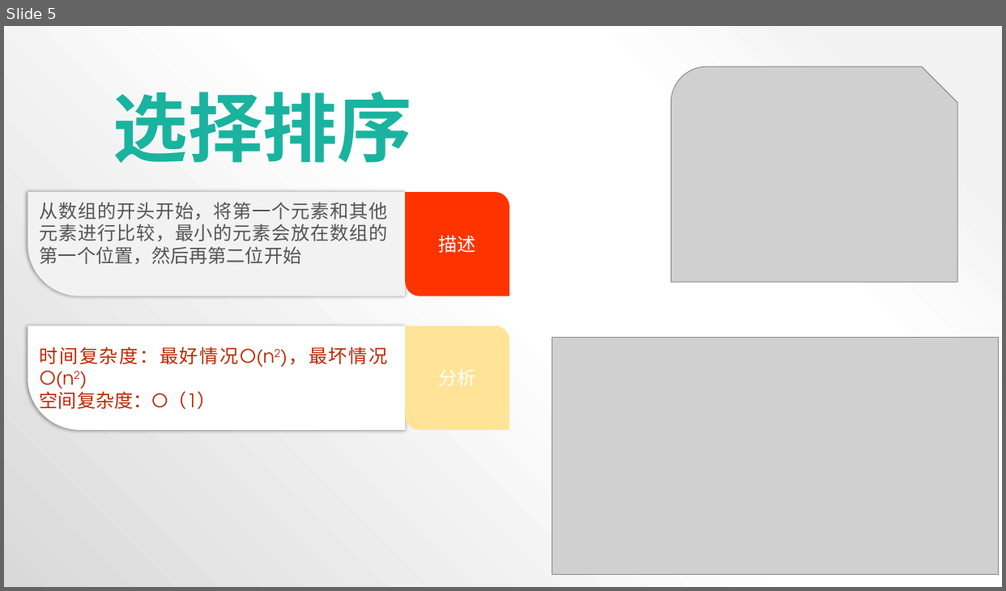
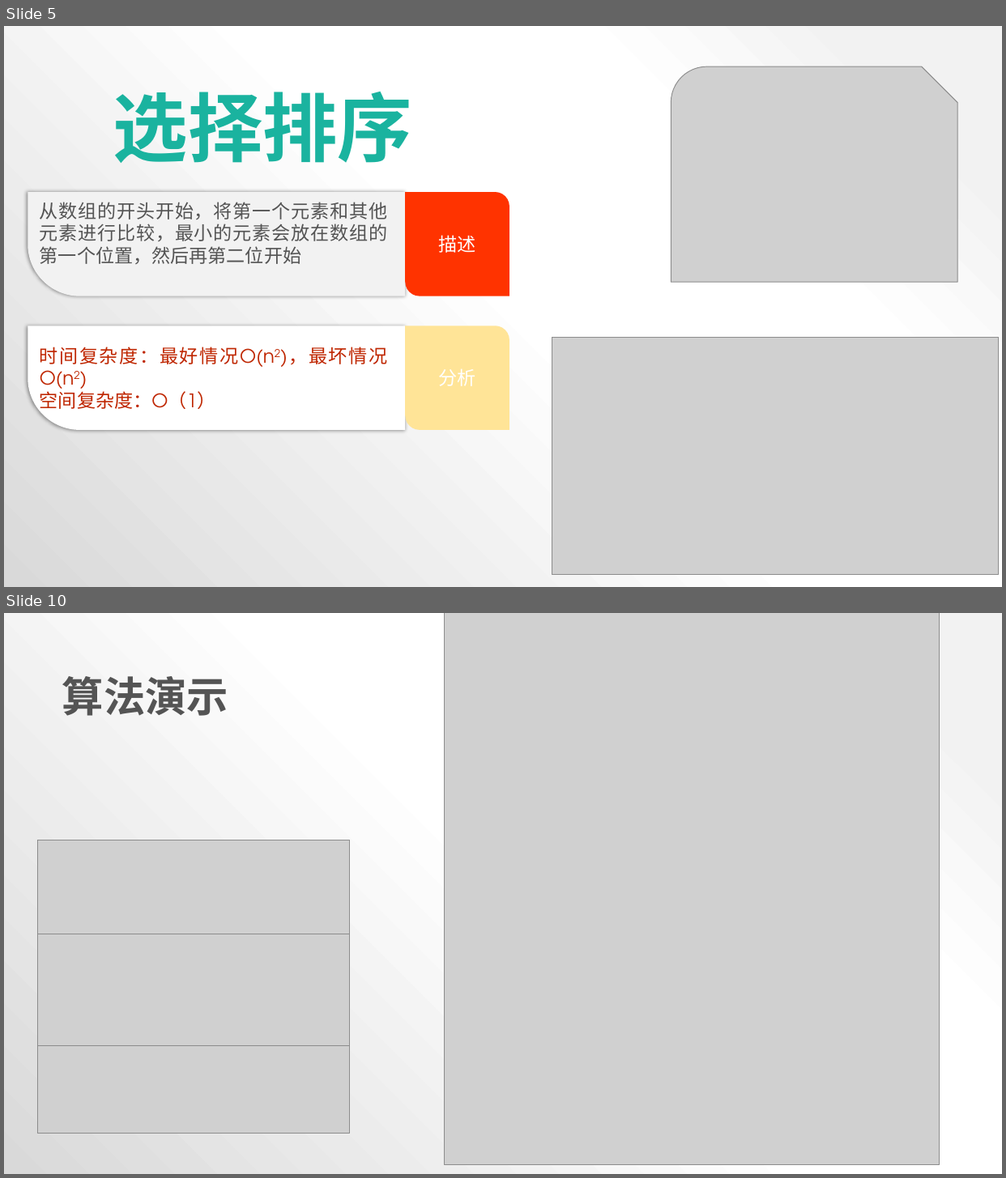
Before and after one commit to ZSI2017/Algorithms, a slide deck: 算法简介.pptx. Shown one above the other, each under a label of ours: slide 5 before the commit, slides 5 and 10 after it; the slides between them are not shown. The pictures are 1006x591 and 1006x1178 pixels, drawn with LibreOffice and Linux fonts; fonts in the diff are those of the drawing; grey boxes stand for pictures. Boxes give left, top, right and bottom in pixels: in the first picture for what was removed or moved away, otherwise in the second. Text is boxed around its words. In the diff, an @@ line names an element or a change of style, - is before the commit and + after.

```diff
--- a/算法简介.pptx
+++ b/算法简介.pptx
@@ slide 10 added at [4, 613, 1002, 1174], background gradient #F2F2F2 to #FFFFFF to #D9D9D9 @@
@@ picture added at [444, 613, 939, 1165] @@
@@ text added at [62, 676, 228, 716], 40 pt, text #545454, bold @@
+算法演示
@@ picture added at [38, 840, 350, 934] @@
@@ picture added at [38, 934, 349, 1046] @@
@@ picture added at [37, 1046, 349, 1134] @@
```
Also in this commit, not shown: 8 slides changed, 1 other file.
